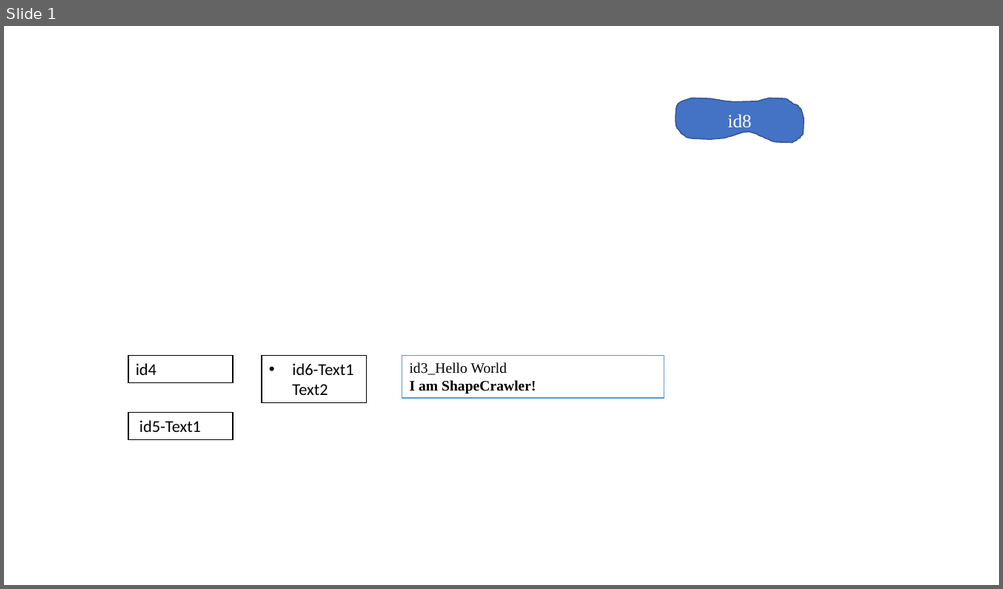
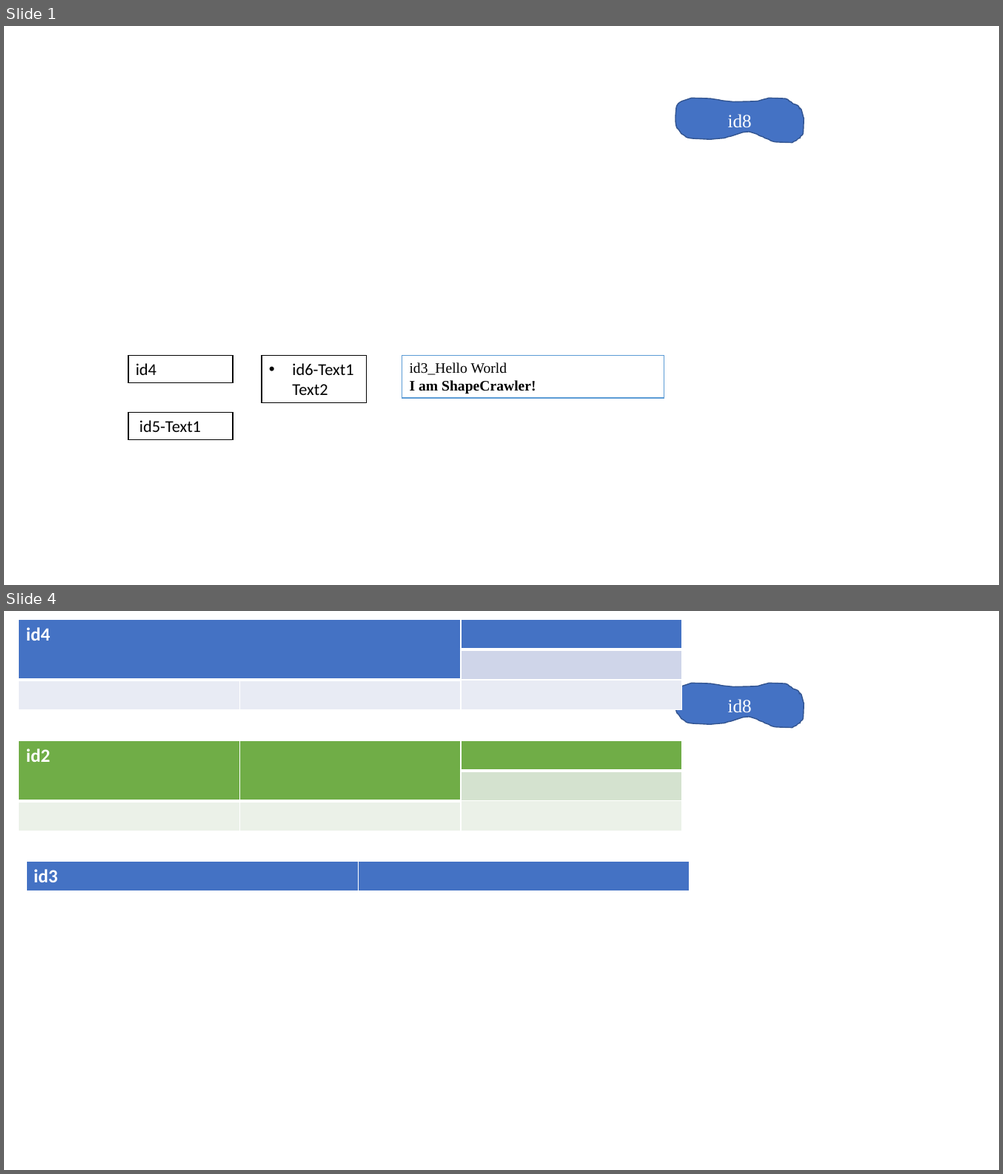
Before and after one commit to ShapeCrawler/ShapeCrawler, a slide deck: ShapeCrawler.Tests.Unit/Resource/001.pptx. Shown one above the other, each under a label of ours: slide 1 before the commit, slides 1 and 4 after it; the slides between them are not shown. The pictures are 1003x589 and 1003x1174 pixels, drawn with LibreOffice and Linux fonts; fonts in the diff are those of the drawing; background and template pictures are left out. Boxes give left, top, right and bottom in pixels: in the first picture for what was removed or moved away, otherwise in the second. Text is boxed around its words. In the diff, an @@ line names an element or a change of style, - is before the commit and + after.

```diff
--- a/ShapeCrawler.Tests.Unit/Resource/001.pptx
+++ b/ShapeCrawler.Tests.Unit/Resource/001.pptx
@@ slide 4 added at (x1=4, y1=611, x2=999, y2=1170), background #FFFFFF; not listed: 1 template element that a slide beside it also shows @@
@@ table added at (x1=19, y1=619, x2=681, y2=710), 3 rows, 3 columns @@
+id4 |  | 
+ |  | 
+ |  | 
@@ table added at (x1=19, y1=741, x2=681, y2=832), 3 rows, 3 columns @@
+id2 |  | 
+ |  | 
+ |  | 
@@ table added at (x1=26, y1=862, x2=689, y2=892), 1 rows, 2 columns @@
+id3 | 
```
Also in this commit, not shown: 2 slides changed, 38 other files.
